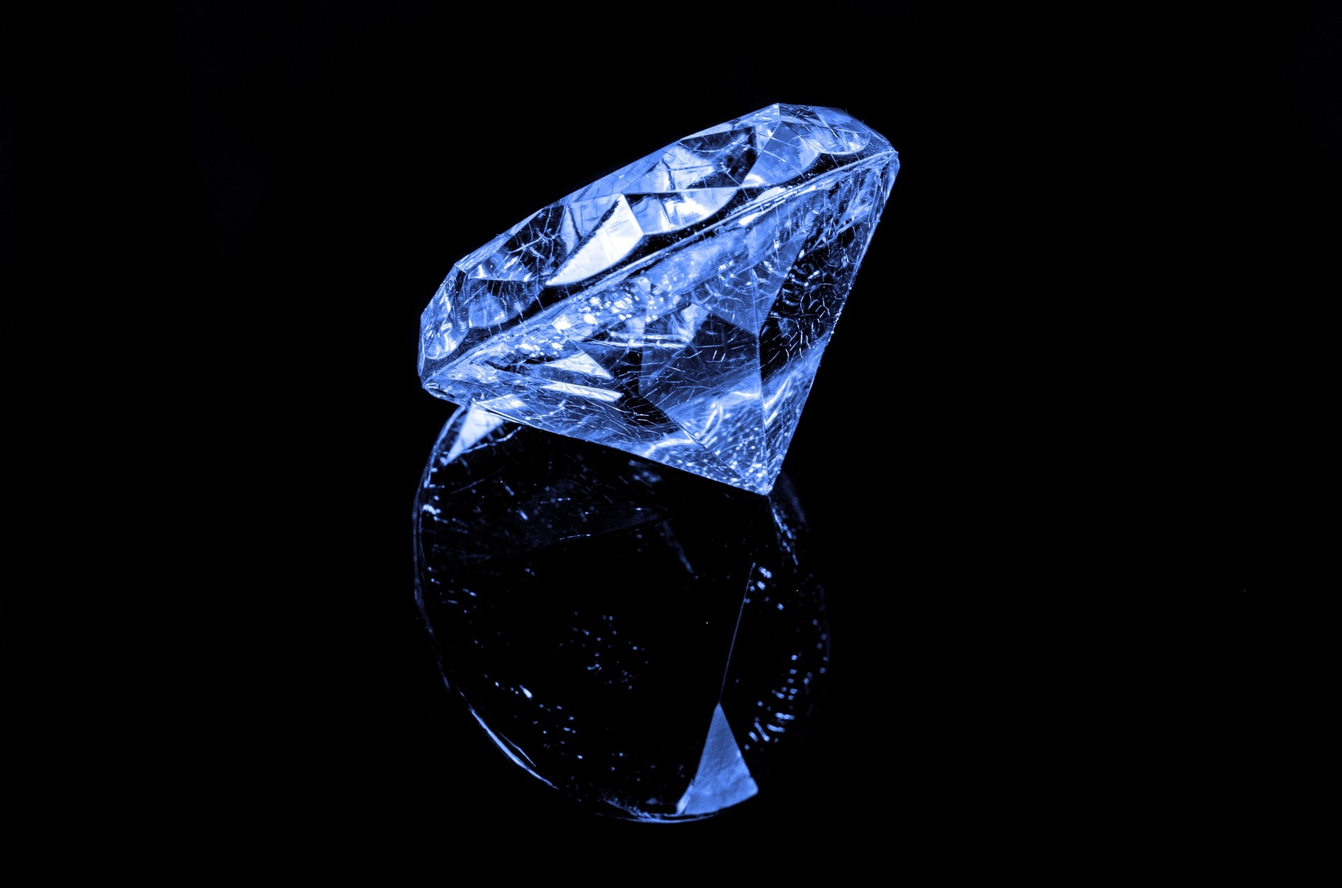
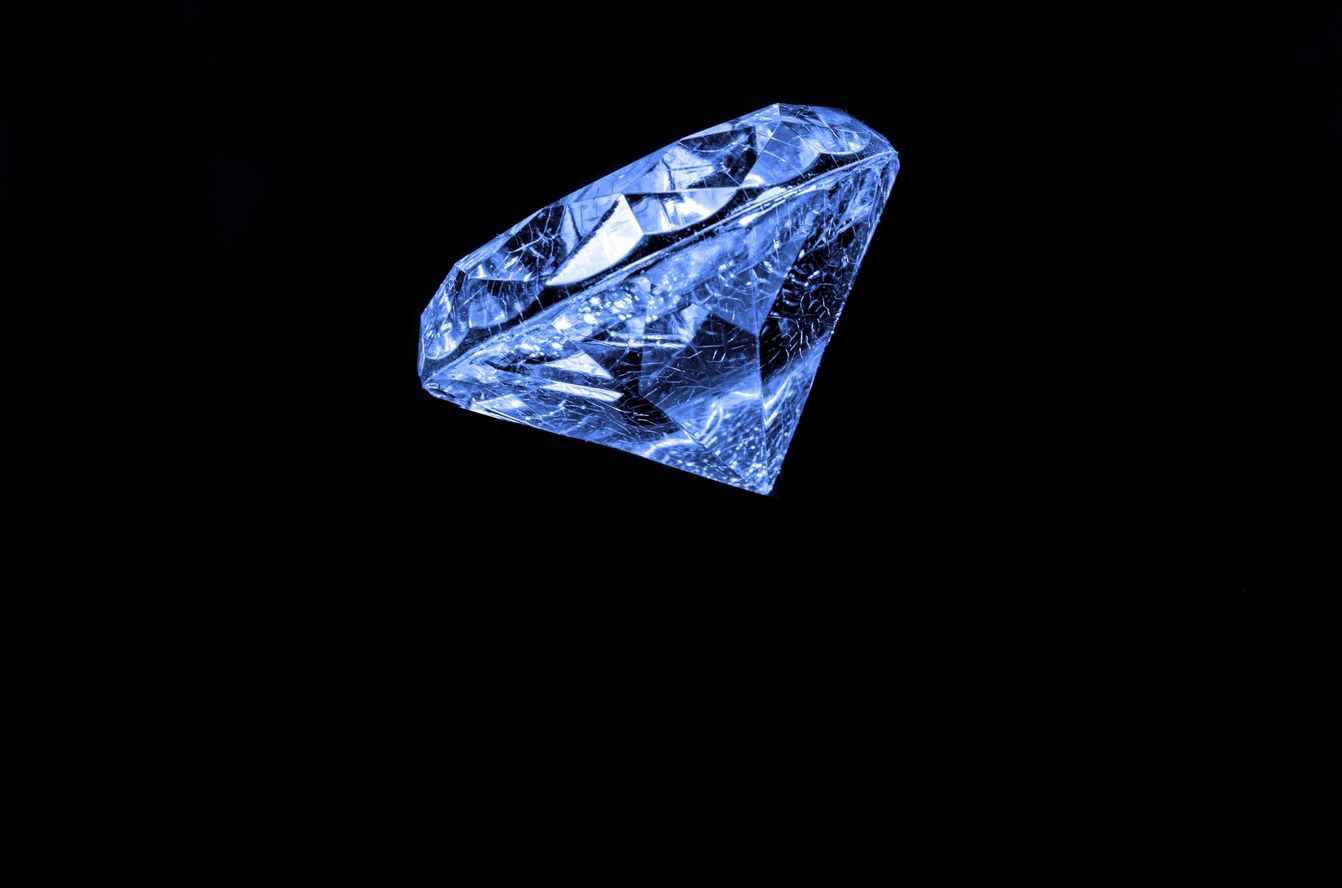
Layered file, before and after one edit (1342px x 888px). Changes by layer:
painted on "light-glowing-ring-round-glass-isolated-stone-clear-gift-money-blue-object-blac…" over [402, 398, 836, 828]
